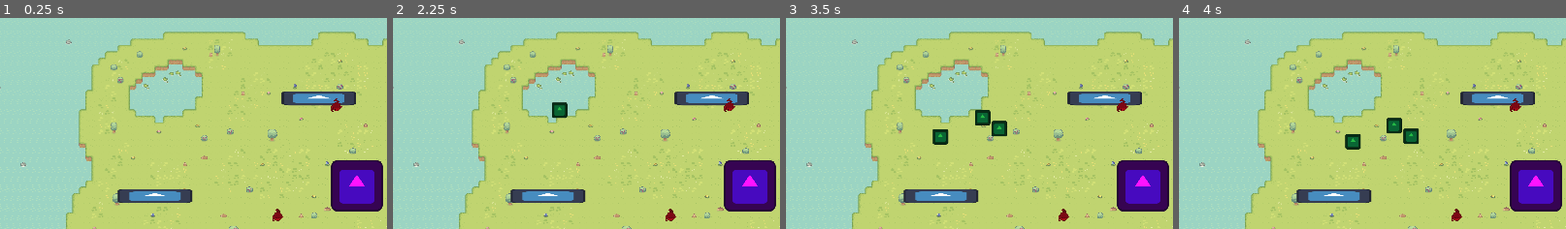
Above: before the commit, frames 1-4 (left to right).
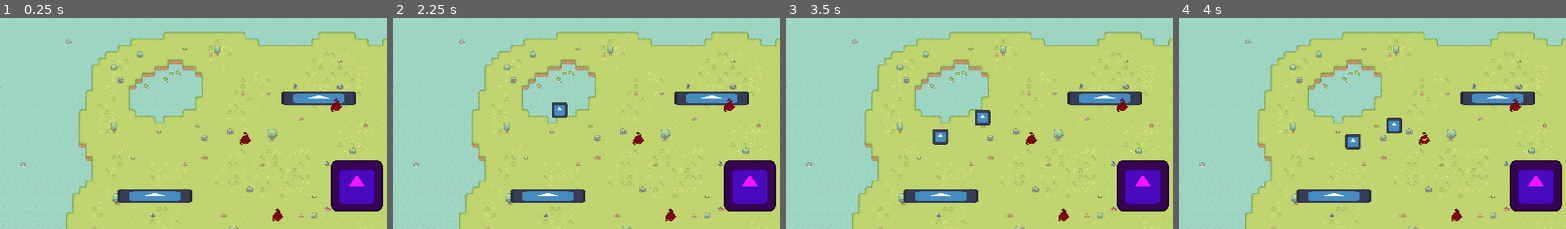
Above: after the commit, the same moments.

Repository: CreaJeu/PirateTowerDefense
Game: Godot game, scene res://scenes/main.tscn
The game is run twice, just before and just after one commit, with the same random seed, the same clock (stepped at 60 frames per second) and the same inputs. The engine's default icon, where the game draws it, is replaced by a stand-in: a white triangle on a blue panel in a dark square.
Inputs:
- Up to frame 1 (0.25 s): no input
- Up to frame 2 (2.25 s): tap Enter at 0.5, 2 s; tap Space at 1.25 s
- Up to frame 3 (3.5 s): no input
- Up to frame 4 (4 s): no input
The pictures show only the part of the screen within x 5-55%, y 12-62%; the shares and areas given below are measured in that part.

The runs differ from the first frame. In frame 1, 0.1% of the frame differs, in the area x 61-65%, y 54-61%; in frame 2, 0.4%; in frame 3, 1.0%; in frame 4, 1.0%, in the area x 42-65%, y 47-63%.

Commit message:
des trucs

Diff:
--- a/project.godot
+++ b/project.godot
@@ -11,7 +11,7 @@
 [application]
 
 config/name="TowerDefenseCreajeu"
-run/main_scene="uid://cik8hijr55rcl"
+run/main_scene="uid://b61n3ww8i176b"
 config/features=PackedStringArray("4.5", "GL Compatibility")
 config/icon="res://icon.svg"
 
--- a/scenes/enemy.tscn
+++ b/scenes/enemy.tscn
@@ -1,7 +1,46 @@
-[gd_scene load_steps=5 format=3 uid="uid://dpxm4hhhbj3ab"]
+[gd_scene load_steps=10 format=3 uid="uid://dpxm4hhhbj3ab"]
 
 [ext_resource type="Script" uid="uid://kyurd04tghir" path="res://scripts/enemy.gd" id="1_4gyqm"]
 [ext_resource type="Texture2D" uid="uid://cn3wnfphg1psv" path="res://icon.svg" id="1_7k104"]
+[ext_resource type="Texture2D" uid="uid://by0ft2bcqtbrj" path="res://assets/sprites/enemy/Pirate.png" id="2_xwavj"]
+[ext_resource type="Texture2D" uid="uid://ctllvidso375i" path="res://assets/sprites/enemy/PirateLeft.png" id="3_nenq2"]
+[ext_resource type="Texture2D" uid="uid://dyrcx1hjce1ud" path="res://assets/sprites/enemy/PirateRight.png" id="4_md484"]
+[ext_resource type="Texture2D" uid="uid://cb4bllx2rclno" path="res://assets/sprites/enemy/PirateUp.png" id="5_ipns3"]
+
+[sub_resource type="SpriteFrames" id="SpriteFrames_8qclf"]
+animations = [{
+"frames": [{
+"duration": 1.0,
+"texture": ExtResource("2_xwavj")
+}],
+"loop": true,
+"name": &"down",
+"speed": 5.0
+}, {
+"frames": [{
+"duration": 1.0,
+"texture": ExtResource("3_nenq2")
+}],
+"loop": true,
+"name": &"left",
+"speed": 5.0
+}, {
+"frames": [{
+"duration": 1.0,
+"texture": ExtResource("4_md484")
+}],
+"loop": true,
+"name": &"right",
+"speed": 5.0
+}, {
+"frames": [{
+"duration": 1.0,
+"texture": ExtResource("5_ipns3")
+}],
+"loop": true,
+"name": &"up",
+"speed": 5.0
+}]
 
 [sub_resource type="CircleShape2D" id="CircleShape2D_4gyqm"]
 radius = 66.2722
@@ -15,8 +54,11 @@
 
 [node name="NavigationAgent2D" type="NavigationAgent2D" parent="."]
 
+[node name="AnimatedSprite2D" type="AnimatedSprite2D" parent="."]
+sprite_frames = SubResource("SpriteFrames_8qclf")
+animation = &"up"
+
 [node name="Sprite2D" type="Sprite2D" parent="."]
-modulate = Color(0.141176, 0.72549, 0.270588, 1)
 texture = ExtResource("1_7k104")
 
 [node name="Hitbox" type="CollisionShape2D" parent="."]
--- a/scenes/main.tscn
+++ b/scenes/main.tscn
@@ -62,6 +62,9 @@
 
 [node name="Turrets" type="Node2D" parent="."]
 
+[node name="Turret4" parent="Turrets" instance=ExtResource("8_tipki")]
+position = Vector2(702, 425)
+
 [node name="Turret" parent="Turrets" instance=ExtResource("8_tipki")]
 position = Vector2(1198, 494)
 
--- a/scenes/projectile.tscn
+++ b/scenes/projectile.tscn
@@ -1,7 +1,7 @@
 [gd_scene load_steps=4 format=3 uid="uid://gxt5ai0b55nd"]
 
-[ext_resource type="Texture2D" uid="uid://cn3wnfphg1psv" path="res://icon.svg" id="1_c8fcr"]
 [ext_resource type="Script" uid="uid://dnykgotgnonl8" path="res://scripts/projectile.gd" id="1_q3m7n"]
+[ext_resource type="Texture2D" uid="uid://c2l1uae4uteni" path="res://assets/sprites/projectiles/banana.png" id="2_q3m7n"]
 
 [sub_resource type="CapsuleShape2D" id="CapsuleShape2D_q3m7n"]
 
@@ -10,8 +10,9 @@
 script = ExtResource("1_q3m7n")
 
 [node name="Sprite2D" type="Sprite2D" parent="."]
-modulate = Color(0.313726, 1, 0.298039, 1)
-texture = ExtResource("1_c8fcr")
+texture_filter = 1
+scale = Vector2(8, 8)
+texture = ExtResource("2_q3m7n")
 
 [node name="CollisionShape2D" type="CollisionShape2D" parent="."]
 shape = SubResource("CapsuleShape2D_q3m7n")
Binary file added: assets/sprites/enemy/Pirate.aseprite
Binary file added: assets/sprites/enemy/Pirate.png
Not shown, added: assets/sprites/enemy/Pirate.png.import
Binary file added: assets/sprites/enemy/PirateLeft.png
Not shown, added: assets/sprites/enemy/PirateLeft.png.import
Binary file added: assets/sprites/enemy/PirateRight.png
Not shown, added: assets/sprites/enemy/PirateRight.png.import
Binary file added: assets/sprites/enemy/PirateUp.png
Not shown, added: assets/sprites/enemy/PirateUp.png.import
Binary file added: assets/sprites/enemy/spritesheetPirate.aseprite
Binary file added: assets/sprites/enemy/spritesheetPirate.png
Not shown, added: assets/sprites/enemy/spritesheetPirate.png.import
(and 4 more such lines)
